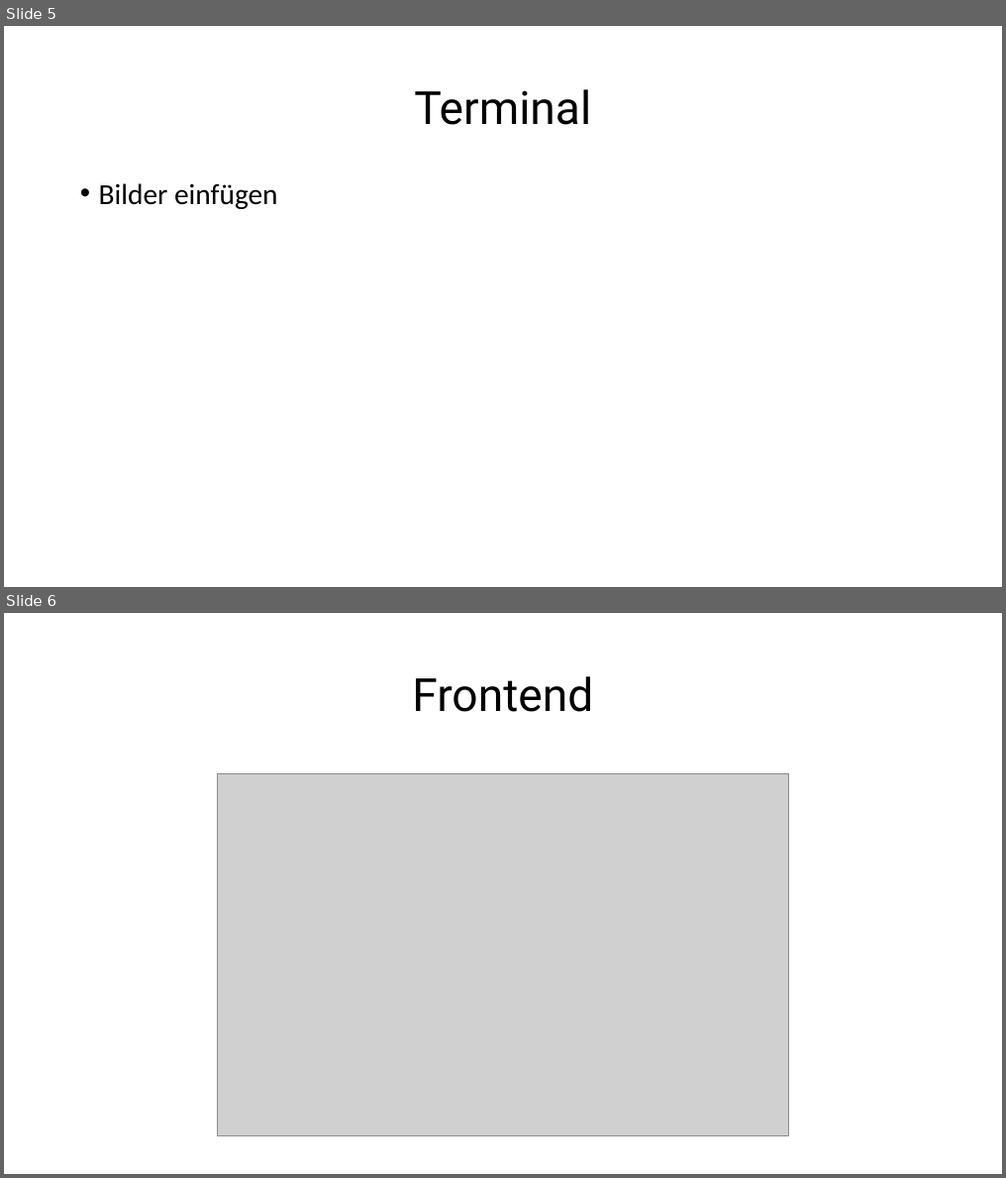
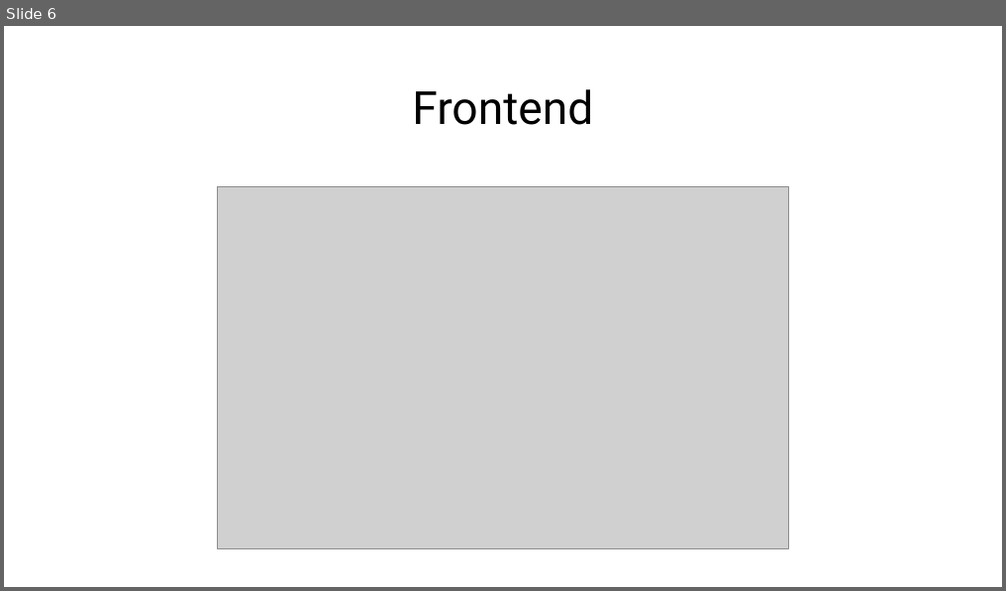
Before and after one commit to Lernni/E2-Anwesenheitserfassung-fuer-Modellflugplatz, a slide deck: belegabgabe_se2/Präsentation/SE_Anwesenheitserfassung.pptx. Shown one above the other, each under a label of ours: slides 5 and 6 before the commit, slide 6 after it. The pictures are 1006x1178 and 1006x591 pixels, drawn with LibreOffice and Linux fonts; fonts in the diff are those of the drawing; grey boxes stand for pictures. Boxes give left, top, right and bottom in pixels: in the first picture for what was removed or moved away, otherwise in the second. Text is boxed around its words. In the diff, an @@ line names an element or a change of style, - is before the commit and + after.

Commit message:
#100 Bild vom Terminal eingefügt

```diff
--- a/belegabgabe_se2/Präsentation/SE_Anwesenheitserfassung.pptx
+++ b/belegabgabe_se2/Präsentation/SE_Anwesenheitserfassung.pptx
@@ slide 5 removed at (4,26,1002,587), background #FFFFFF @@
@@ title removed at (414,89,591,125) @@
-Terminal
@@ text removed at (99,183,278,209) @@
-• Bilder einfügen
```
Also in this commit, not shown: 1 slide added.
